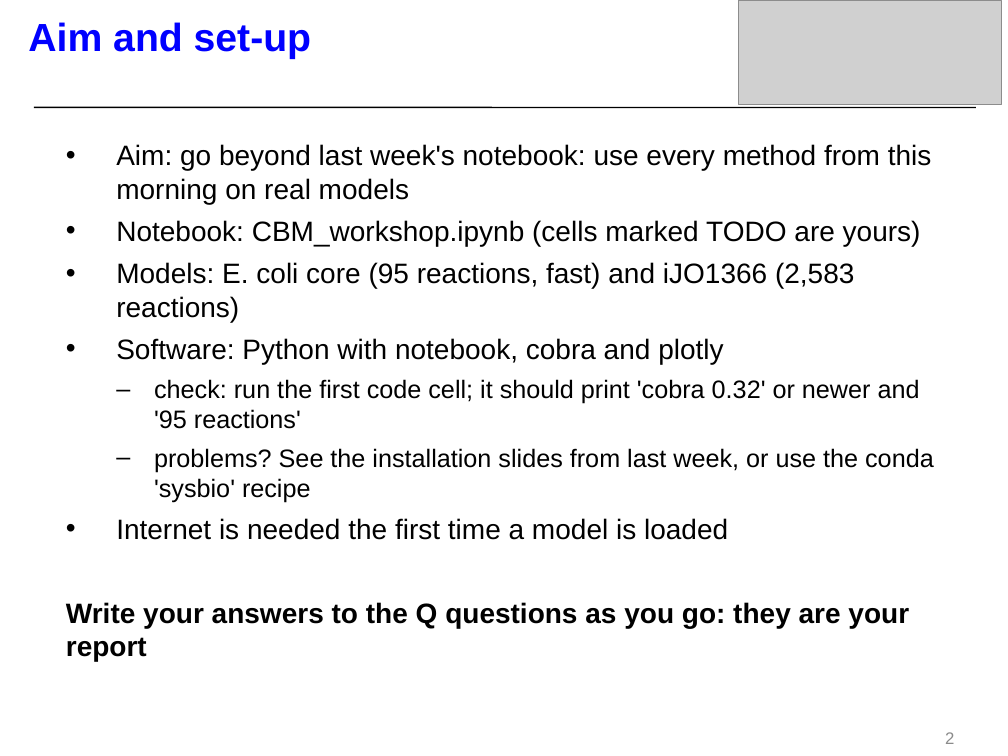
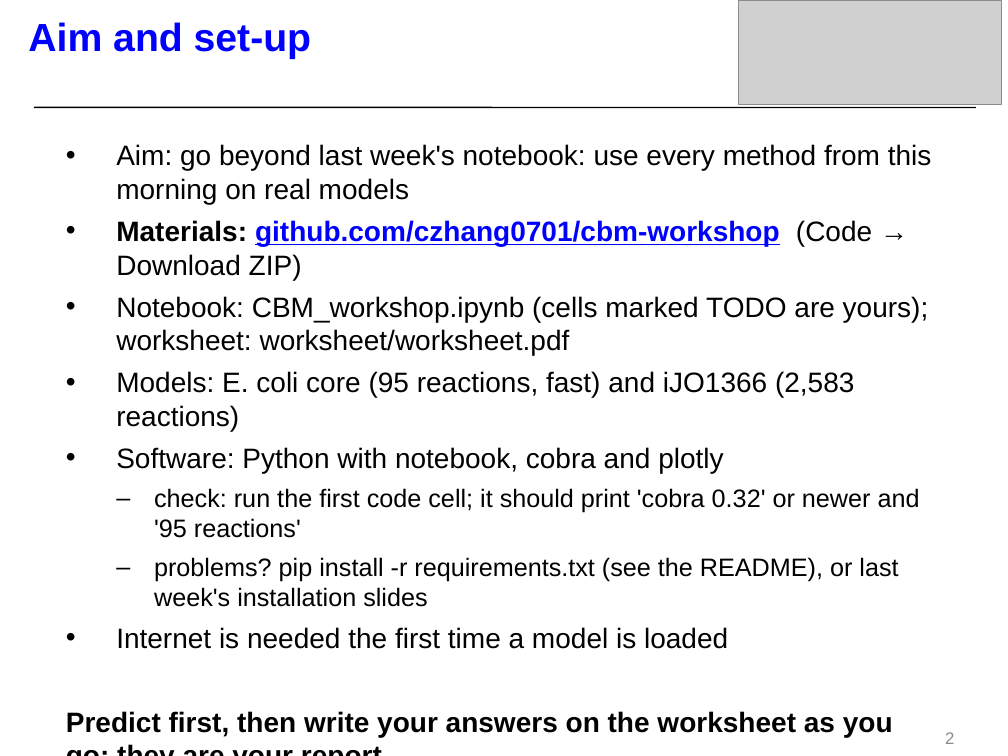
Before and after one commit to czhang0701/cbm-workshop, a slide deck: slide 2 of slides/Workshop slides - Constraint-based modelling.pptx. Drawn at 1008x756 pixels with LibreOffice and Linux fonts; fonts in the diff are those of the drawing; grey boxes stand for pictures; background and template pictures are left out. Boxes give left, top, right and bottom in pixels: in the first picture for what was removed or moved away, otherwise in the second. Text is boxed around its words. In the diff, an @@ line names an element or a change of style, - is before the commit and + after.

```diff
--- a/slides/Workshop slides - Constraint-based modelling.pptx
+++ b/slides/Workshop slides - Constraint-based modelling.pptx
@@ text at <box>116,220,929,355</box>: text changed @@
-• Notebook: CBM_workshop.ipynb (cells marked TODO are yours)
+• Materials: github.com/czhang0701/cbm-workshop (Code → Download ZIP)
+• Notebook: CBM_workshop.ipynb (cells marked TODO are yours); worksheet: worksheet/worksheet.pdf
@@ text at <box>154,557,898,607</box>: text changed @@
-  – problems? See the installation slides from last week, or use the conda 'sysbio' recipe
+  – problems? pip install -r requirements.txt (see the README), or last week's installation slides
@@ text at <box>66,711,893,737</box>: text changed @@
-Write your answers to the Q questions as you go: they are your report
+Predict first, then write your answers on the worksheet as you go: they are your report
```
